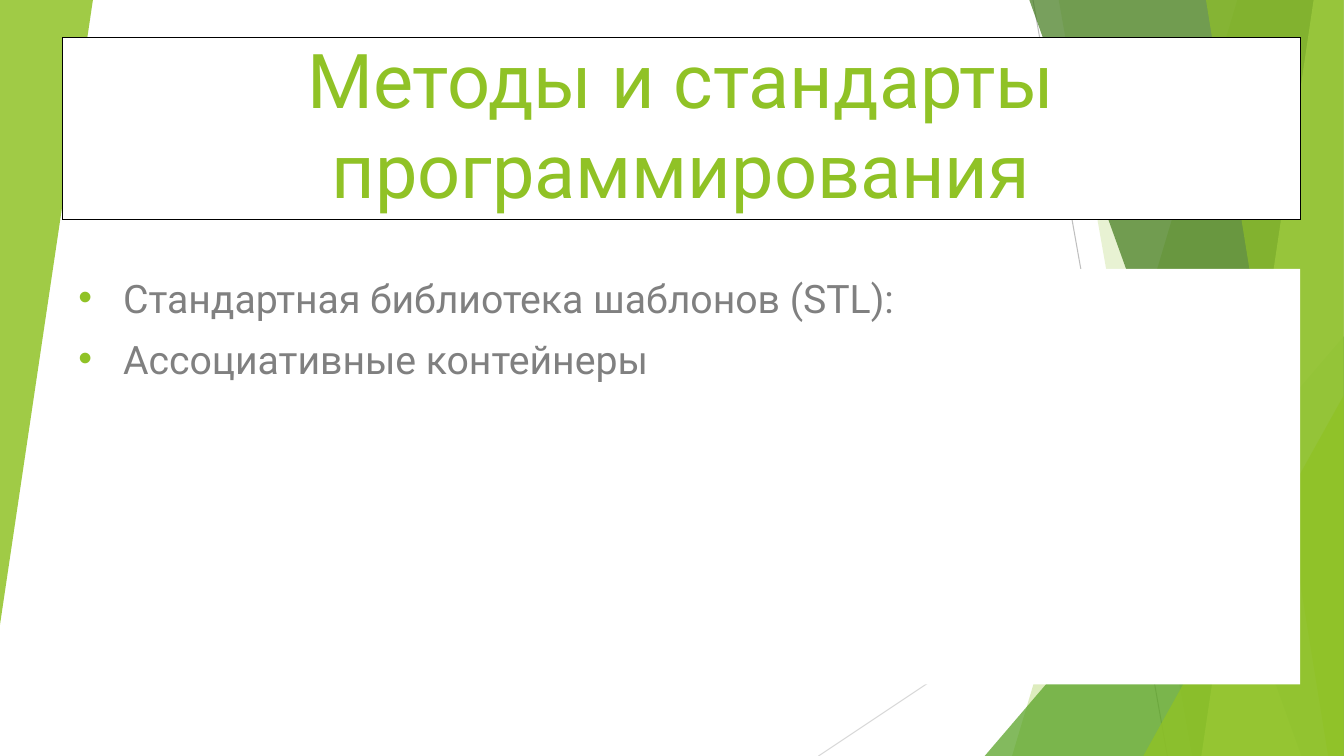
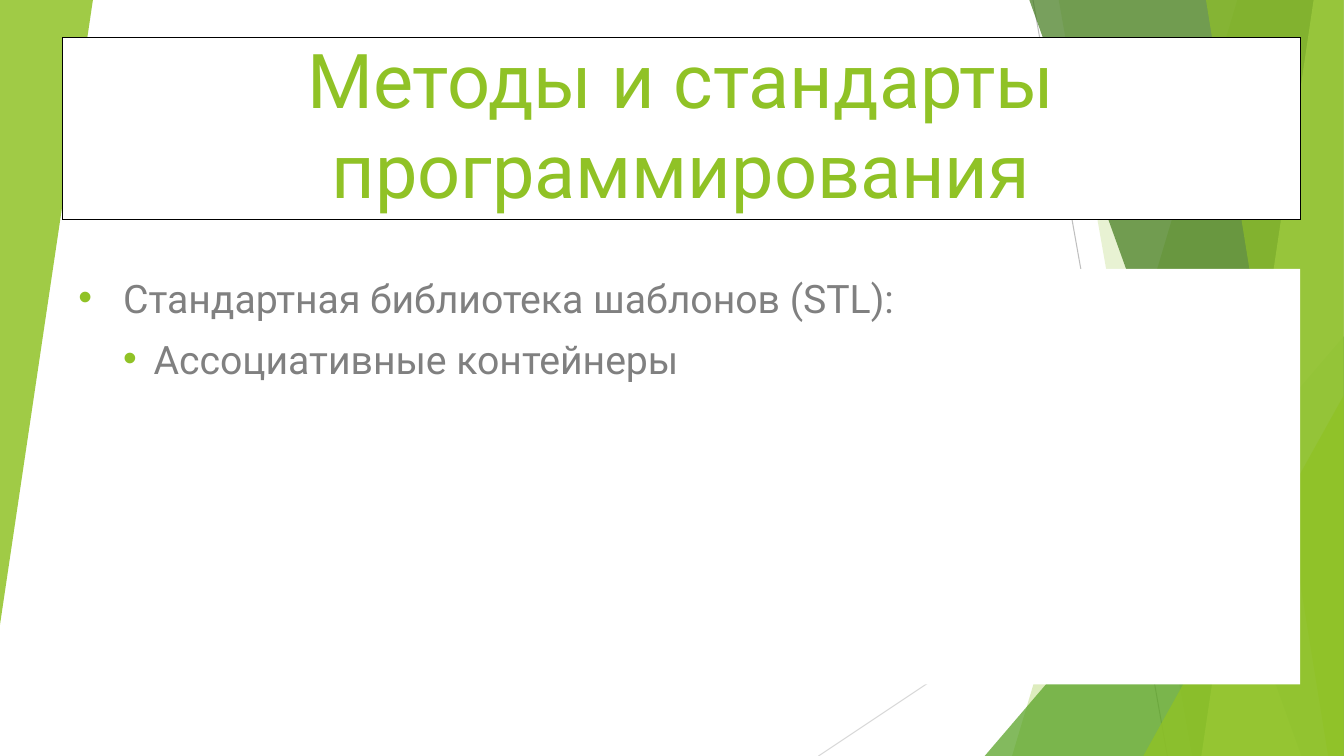
Before and after one commit to WhiteCatStudies/lectures, a slide deck: slide 1 of pt2/lectures/lecture3/lecture3.pptx. Drawn at 1344x756 pixels with LibreOffice and Linux fonts; fonts in the diff are those of the drawing. Boxes give left, top, right and bottom in pixels: in the first picture for what was removed or moved away, otherwise in the second. Text is boxed around its words. In the diff, an @@ line names an element or a change of style, - is before the commit and + after.

```diff
--- a/pt2/lectures/lecture3/lecture3.pptx
+++ b/pt2/lectures/lecture3/lecture3.pptx
@@ subtitle at box(154, 346, 678, 382): indent changed @@
```
Also in this commit, not shown: 5 other slides changed, 2 slides added, 3 other files.
